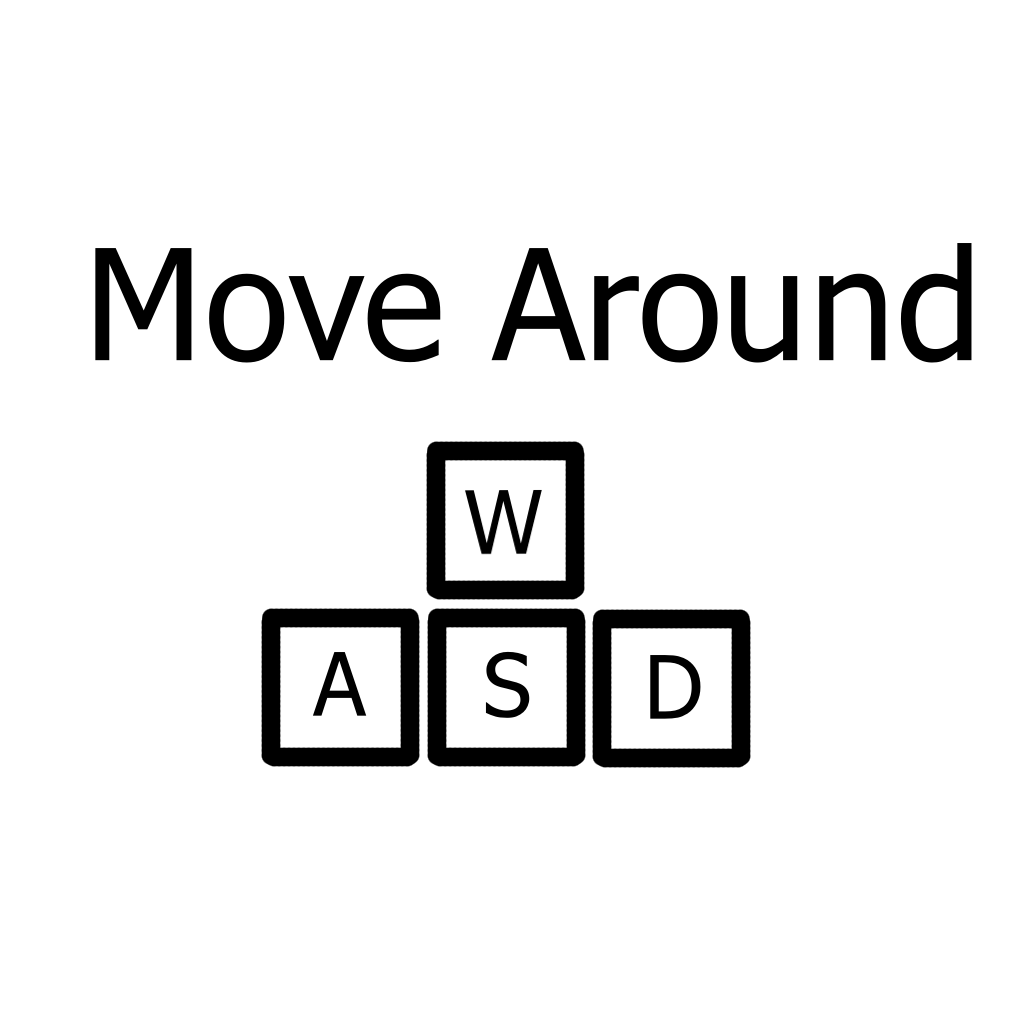
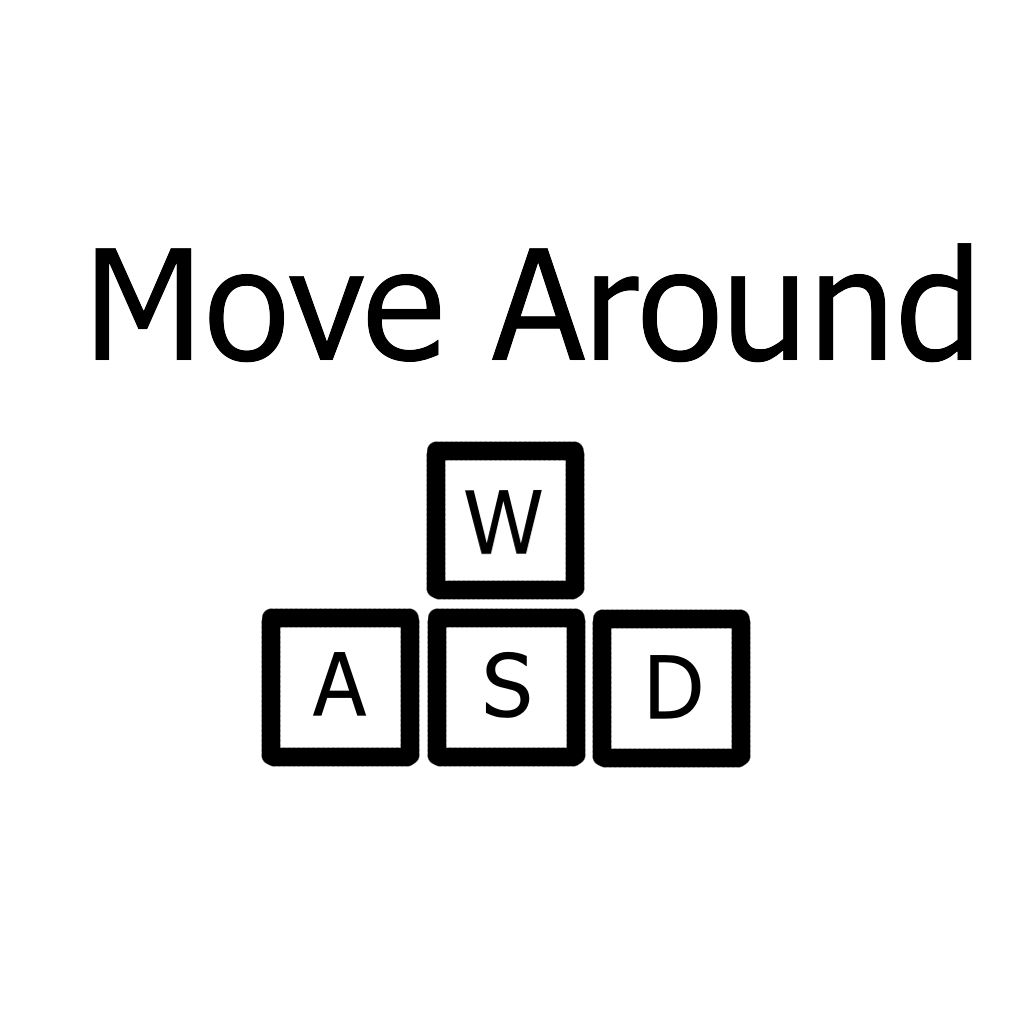
Before/after of a 1024x1024 layered artwork. What changed in the layer stack:
painted on "Paint Layer 1 Merged" over (95, 243, 972, 363)
